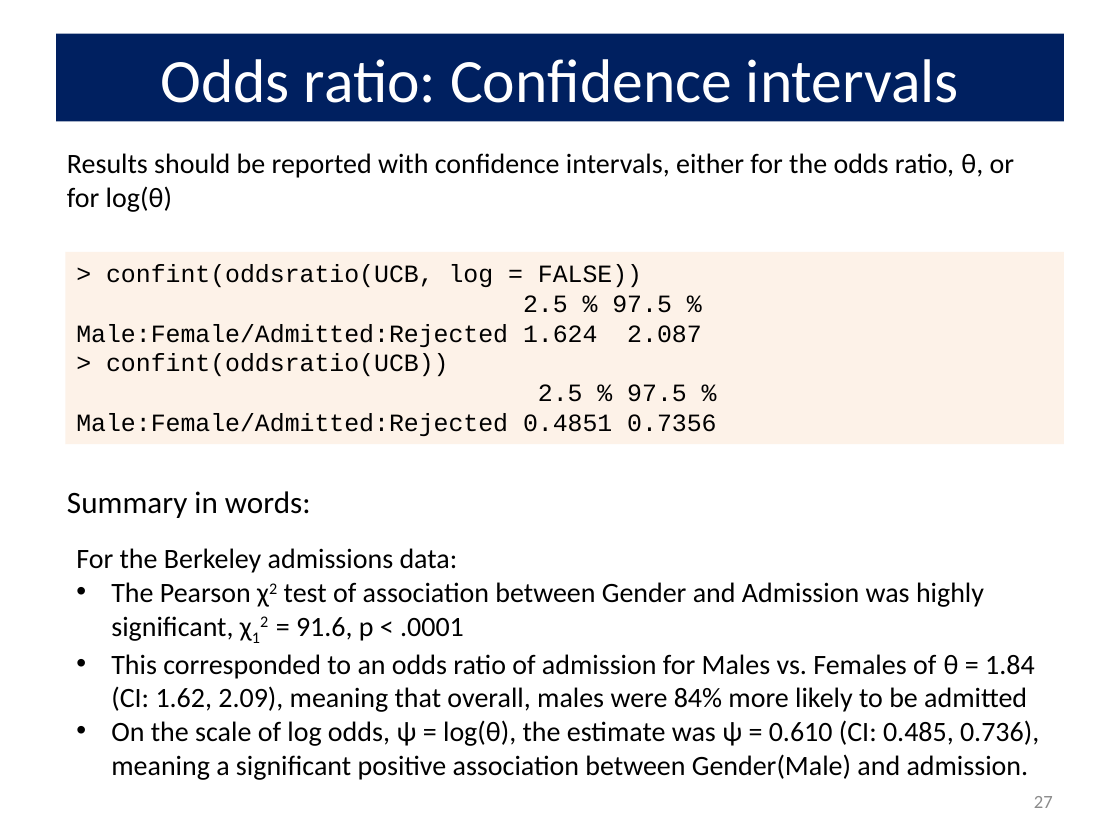
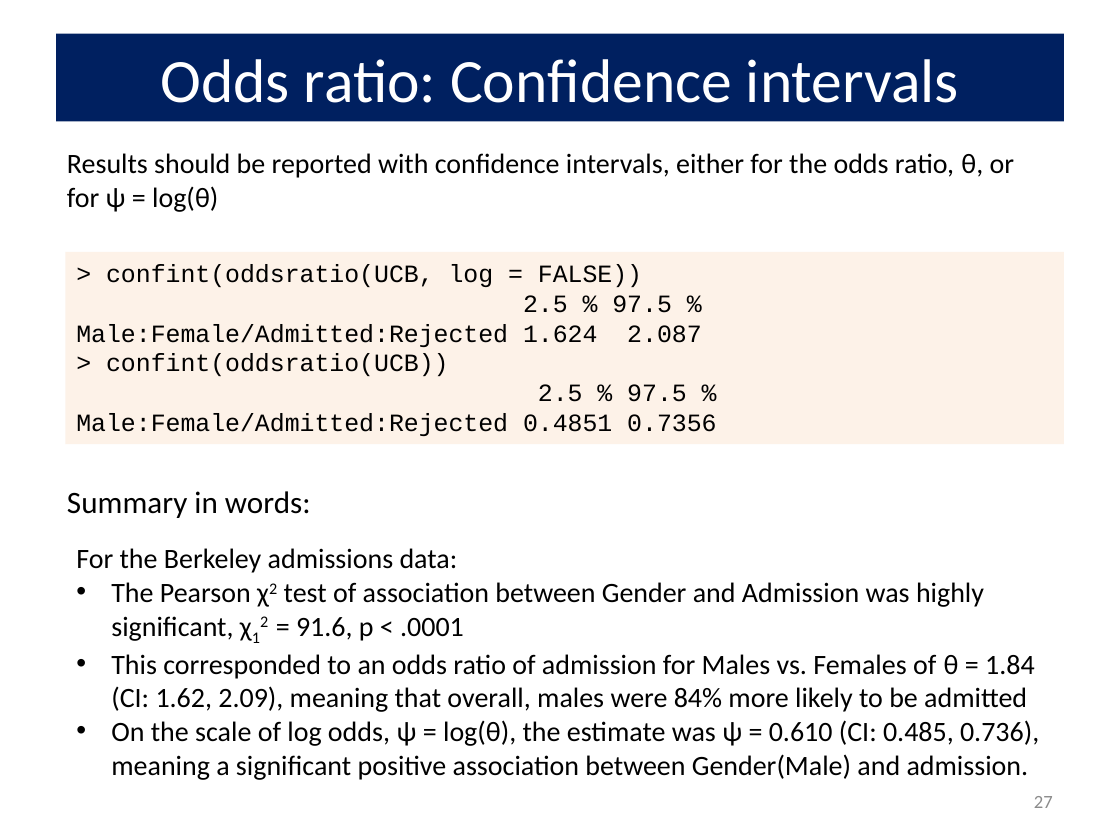
Before and after one commit to friendly/psy6136, a slide deck: slide 27 of docs/lectures/03-Twoway1.pptx. Drawn at 1120x840 pixels with LibreOffice and Linux fonts; fonts in the diff are those of the drawing. Boxes give left, top, right and bottom in pixels: in the first picture for what was removed or moved away, otherwise in the second. Text is boxed around its words. In the diff, an @@ line names an element or a change of style, - is before the commit and + after.

```diff
--- a/docs/lectures/03-Twoway1.pptx
+++ b/docs/lectures/03-Twoway1.pptx
@@ text at (67, 153, 1014, 212): text changed @@
-Results should be reported with confidence intervals, either for the odds ratio, θ, or for log(θ)
+Results should be reported with confidence intervals, either for the odds ratio, θ, or for ψ = log(θ)
```
Also in this commit, not shown: 16 other slides changed, 7 other files.
